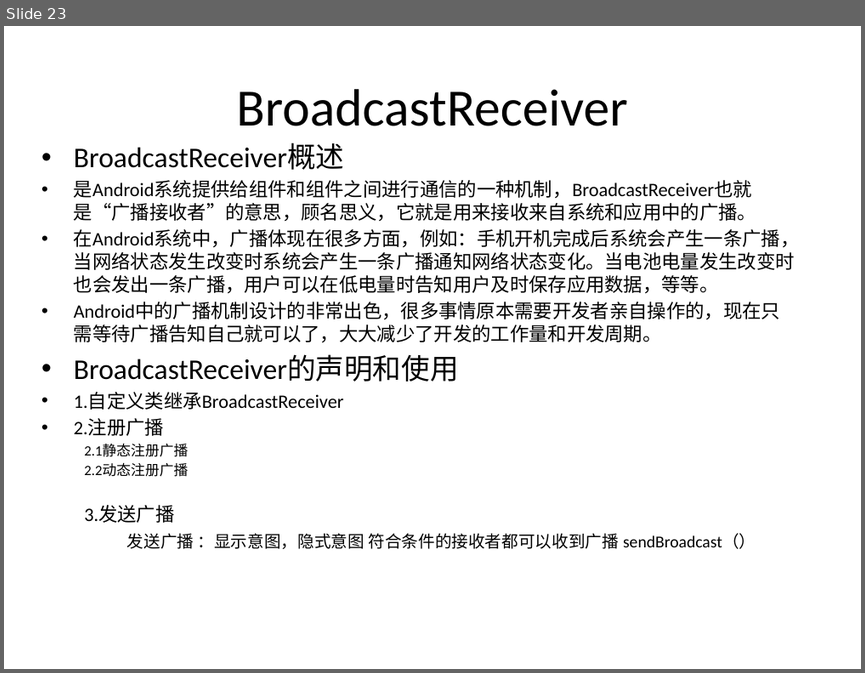
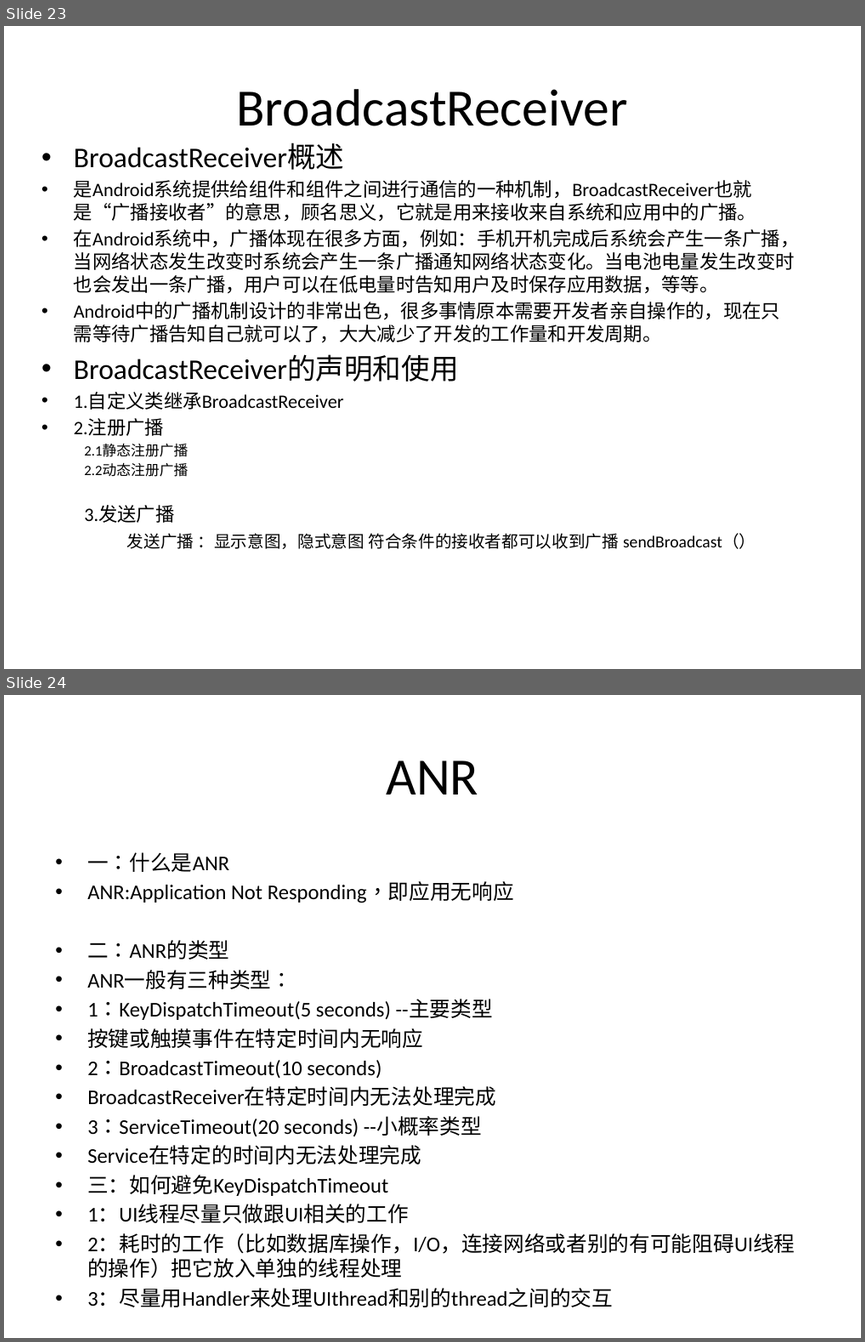
Before and after one commit to alanforgithub/share_content, a slide deck: 文件资料/Android培训-1.pptx. Shown one above the other, each under a label of ours: slide 23 before the commit, slides 23 and 24 after it. The pictures are 865x673 and 865x1342 pixels, drawn with LibreOffice and Linux fonts; fonts in the diff are those of the drawing. Boxes give left, top, right and bottom in pixels: in the first picture for what was removed or moved away, otherwise in the second. Text is boxed around its words. In the diff, an @@ line names an element or a change of style, - is before the commit and + after.

```diff
--- a/文件资料/Android培训-1.pptx
+++ b/文件资料/Android培训-1.pptx
@@ slide 24 added at bbox=[4, 695, 861, 1338], background #FFFFFF @@
@@ title added at bbox=[386, 760, 479, 794], 44 pt, text #000000 @@
+ANR
@@ text added at bbox=[87, 852, 794, 1278], 17.6 pt, text #000000 @@
+• 一：什么是ANR
+• ANR:Application Not Responding，即应用无响应
+• 二：ANR的类型
+• ANR一般有三种类型：
+• 1：KeyDispatchTimeout(5 seconds) --主要类型
+• 按键或触摸事件在特定时间内无响应
+• 2：BroadcastTimeout(10 seconds)
+• BroadcastReceiver在特定时间内无法处理完成
+• 3：ServiceTimeout(20 seconds) --小概率类型
+• Service在特定的时间内无法处理完成
+• 三：如何避免KeyDispatchTimeout
+• 1：UI线程尽量只做跟UI相关的工作
+• 2：耗时的工作（比如数据库操作，I/O，连接网络或者别的有可能阻碍UI线程的操作）把它放入单独的线程处理
+• 3：尽量用Handler来处理UIthread和别的thread之间的交互
```
Also in this commit, not shown: 5 other files.
